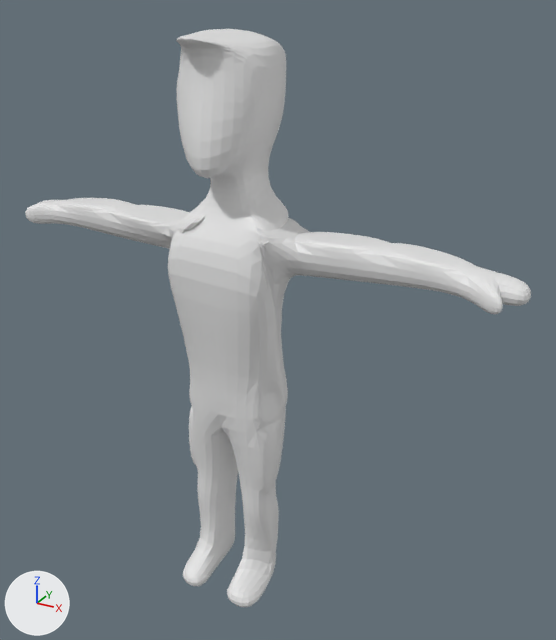
The Blender file Blender Assets/MainCharacter.blend: old version first, new version second.
Camera for both pictures: a 50 mm lens placed at (5.64, -9.54, 1.59), pointed at (0.52, -0.22, -3.07). The lights are fixed; the arrows at lower left show +X, +Y and +Z.

Before the edit, the objects in view are built like this:
```python
mat_material = principled_material('Material')
mat_material.base_color = (0.8, 0.8, 0.8)  # white #e7e7e7
me_cube = bpy.data.meshes.new('Cube')
me_cube.from_pydata(...)  # 283 vertices, 272 faces; spans x -4.08..4.22, y -1.84..0.51, z -7.75..1.07
me_cube.materials.append(mat_material)  # white #e7e7e7
# before: 155 (0.57, -1.58, -7.31), 156 (0.31, -1.56, -7.33), 157 (0.99, -1.61, -7.72), 158 (-0.05, -1.55, -7.7), 159 (-0.67, -1.54, -7.35)
# before: 160 (-0.37, -1.56, -7.37), 161 (-0.93, -1.5, -7.7), 162 (0.02, -1.63, -7.7)
ob_cube = bpy.data.objects.new('Cube', me_cube)
ob_cube.location = (0.0, 0.0, 0.0)
_m = ob_cube.modifiers.new('Subdivision', 'SUBSURF')
```
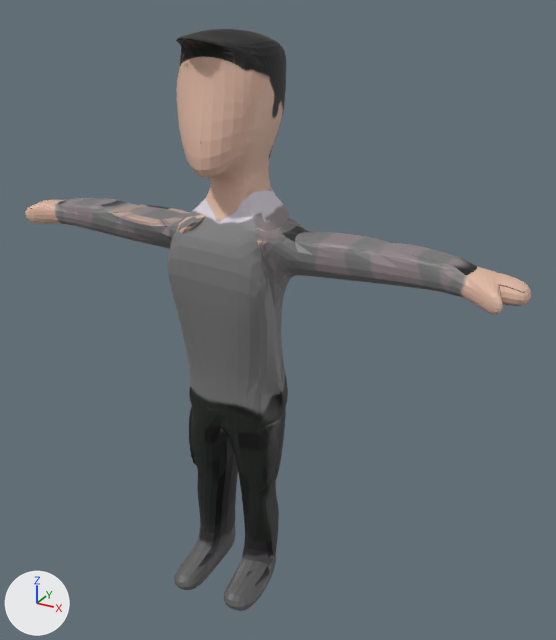
Patch to the scene script:
```diff
--- a/Blender Assets/MainCharacter.blend.py
+++ b/Blender Assets/MainCharacter.blend.py
@@ img_material_base_color @@
+img_material_base_color = load_image('Material Base Color', 'Material Base Color.png', 2048, 2048, 'sRGB')
@@ mat_material @@
 mat_material = principled_material('Material')
-mat_material.base_color = (0.8, 0.8, 0.8)  # white #e7e7e7
+mat_material.texture = img_material_base_color
@@ me_cube @@
 me_cube.from_pydata(...)  # 283 vertices, 272 faces; spans x -4.08..4.22, y -1.84..0.51, z -7.75..1.07
 # used by ob_cube; location = (0.0, 0.0, 0.0)
+# me_cube part 1
+for i in [*range(159, 163)]: me_cube.vertices[i].co += Vector((-0.09, -0.17, 0.0))
+for i in [*range(155, 159)]: me_cube.vertices[i].co += Vector((-0.02, -0.12, 0.0))
+# me_cube part 2: texture (UV) coordinates of 268 of 272 faces, centred in x -4.05..4.21, y -1.58..0.49, z -7.73..1.01, changed; they spanned u 0.0..0.99, v 0.0..1.0 and now span u 0.0..1.0, v 0.0..0.99
 me_cube.materials.append(mat_material)
```

Boxes (x1, y1, x2, y2) around the edits, measured in the pictures (556 x 640 px; the box of a moved part takes in the faces that stretch with it):
'Cube', surface changed, reshaped: before (25, 29, 531, 607); after (25, 29, 531, 611)
part 1 of me_cube, moved or reshaped: before (183, 538, 269, 607); after (174, 538, 269, 611)
part 2 of me_cube, surface changed: before (25, 29, 531, 585); after (25, 29, 531, 587)
